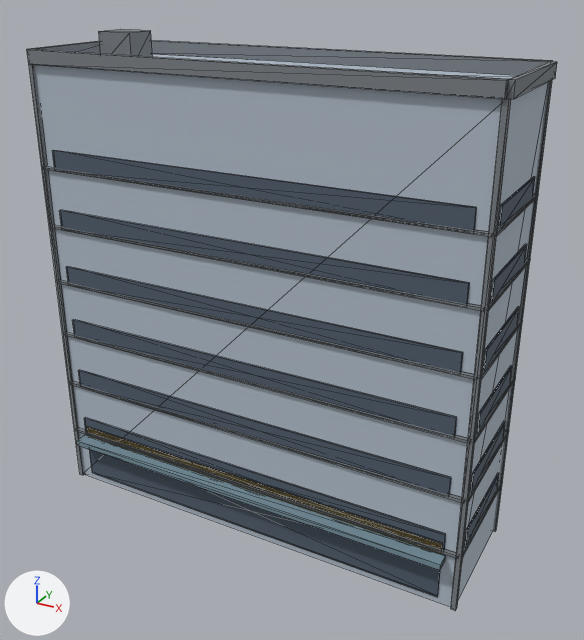
An edit to the glTF model public/buildings/lot_3x1.glb, drawn before and after from the same camera.
Camera for both pictures: a 50 mm camera at (29.9, -29.0, 27.3) aimed at (12.3, 3.1, 11.2). Arrows for +X, +Y and +Z are at lower left; the lights stay in place. The older version comes first. Mesh edges are drawn as thin lines. Vertices at exactly the same position are counted once.

The first picture shows 'lot_3x1'.
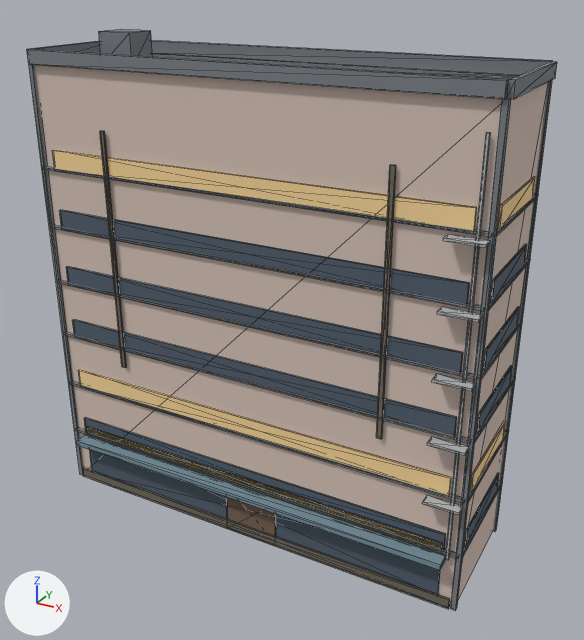
Where the change shows, as pixel boxes [x1, y1, x2, y2] in the pictures (584 x 640 px):
'lot_3x1', recoloured, reshaped: [27, 29, 557, 611] in both
part 1 of me_lot_3x1, added: after [152, 53, 517, 79]
part 2 of me_lot_3x1, added (brown): after [226, 497, 276, 536]
part 3 of me_lot_3x1, added: after [82, 468, 450, 609]
part 4 of me_lot_3x1, added: after [100, 131, 126, 368]
part 5 of me_lot_3x1, added: after [376, 165, 396, 439]
part 6 of me_lot_3x1, added: after [446, 132, 491, 560]
part 7 of me_lot_3x1, added: after [422, 495, 463, 515]
part 8 of me_lot_3x1, added: after [427, 437, 469, 456]
part 9 of me_lot_3x1, added: after [432, 374, 476, 392]
part 10 of me_lot_3x1, added: after [437, 307, 483, 322]
part 11 of me_lot_3x1, added: after [443, 234, 491, 248]
part 12 of me_lot_3x1, recoloured: [52, 150, 535, 495] in both

What the commit changed:
Material 'lot_3x1' (mat_lot_3x1) changes colour from light grey #b3bfcb to pale pink #d7c4b8; in linear values from (0.45, 0.52, 0.6) to (0.68, 0.55, 0.48).
Material 'lot_3x1_metal' (mat_lot_3x1_metal) is new.
Its base color is (0.44, 0.46, 0.47) (grey #b1b5b6).
Its roughness is 0.85.
Material 'lot_3x1_roof_felt' (mat_lot_3x1_roof_felt) is new.
Its base color is (0.1, 0.11, 0.12) (dark grey #595d61).
Its roughness is 0.85.
Material 'lot_3x1_lit_glass' (mat_lot_3x1_lit_glass) is new.
Its base color is (0.95, 0.68, 0.32) (beige #f9d799).
Its roughness is 0.85.
Material 'lot_3x1_door' (mat_lot_3x1_door) is new.
Its base color is (0.18, 0.12, 0.08) (brown #766150).
Its roughness is 0.85.
Material 'lot_3x1_dirt' (mat_lot_3x1_dirt) is new.
Its base color is (0.16, 0.14, 0.11) (brown #6f695d).
Its roughness is 0.85.
me_lot_3x1 is used by ob_lot_3x1; location (0.0, 0.0, 0.0).
me_lot_3x1 had 476 vertices, 732 faces and spanned x -0.2..22.8, y -0.8..6.8, z 0.0..24.5.
me_lot_3x1 now has 572 vertices, 876 faces and spans x -0.2..22.8, y -0.8..6.8, z 0.0..24.5.
me_lot_3x1 part 1: a new loose piece, a box spanning x 0.2..22.3, y 0.2..6.3, z 23.01..23.05, in mat_lot_3x1_roof_felt (dark grey #595d61).
me_lot_3x1 part 2: a new loose piece, a box spanning x 10.125..13.05, y -0.12..-0.02, z 0.0..2.55, in mat_lot_3x1_door (brown #766150).
me_lot_3x1 part 3: a new loose piece, a box spanning x 0.2..22.3, y -0.18..-0.1, z 0.0..0.55, in mat_lot_3x1_dirt (brown #6f695d).
me_lot_3x1 part 4: a new loose piece, a box spanning x 3.93..4.17, y -0.19..-0.11, z 8.05..20.24, in mat_lot_3x1_dirt (brown #6f695d).
me_lot_3x1 part 5: a new loose piece, a box spanning x 18.33..18.57, y -0.19..-0.11, z 8.05..20.24, in mat_lot_3x1_dirt (brown #6f695d).
me_lot_3x1 part 6: a new loose piece, a box spanning x 21.95..22.09, y -0.23..-0.12, z 2.8..21.8, in mat_lot_3x1_metal (grey #b1b5b6).
me_lot_3x1 part 7: a new loose piece, a box spanning x 20.85..22.5, y -0.75..-0.2, z 5.75..5.87, in mat_lot_3x1_metal (grey #b1b5b6).
me_lot_3x1 part 8: a new loose piece, a box spanning x 20.85..22.5, y -0.75..-0.2, z 8.75..8.87, in mat_lot_3x1_metal (grey #b1b5b6).
me_lot_3x1 part 9: a new loose piece, a box spanning x 20.85..22.5, y -0.75..-0.2, z 11.75..11.87, in mat_lot_3x1_metal (grey #b1b5b6).
me_lot_3x1 part 10: a new loose piece, a box spanning x 20.85..22.5, y -0.75..-0.2, z 14.75..14.87, in mat_lot_3x1_metal (grey #b1b5b6).
me_lot_3x1 part 11: a new loose piece, a box spanning x 20.85..22.5, y -0.75..-0.2, z 17.75..17.87, in mat_lot_3x1_metal (grey #b1b5b6).
me_lot_3x1 part 12: 48 faces spanning x 0.7..22.6, y -0.1..5.8, z 6.0..19.0 switch from mat_lot_3x1_glass (greyish blue #505d6c) to mat_lot_3x1_lit_glass (beige #f9d799).
Other edits to the shape of me_lot_3x1 do not show in these pictures.
me_lot_3x1 gains material mat_lot_3x1_roof_felt (dark grey #595d61).
me_lot_3x1 gains material mat_lot_3x1_door (brown #766150).
me_lot_3x1 gains material mat_lot_3x1_dirt (brown #6f695d).
me_lot_3x1 gains material mat_lot_3x1_metal (grey #b1b5b6).
